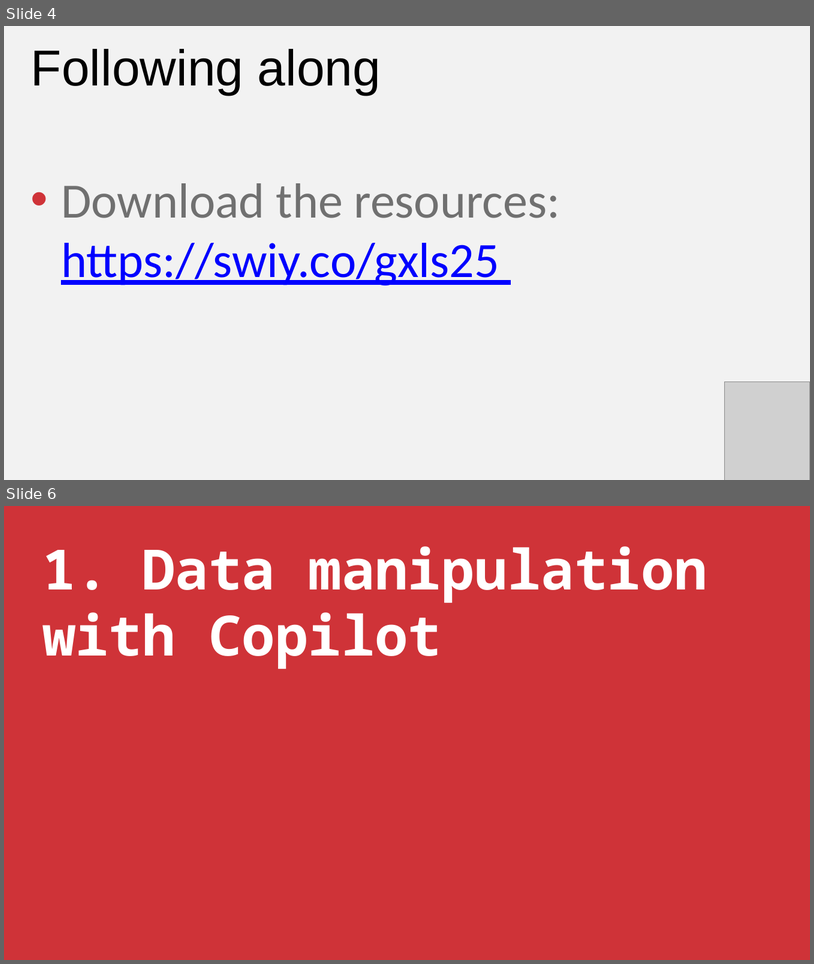
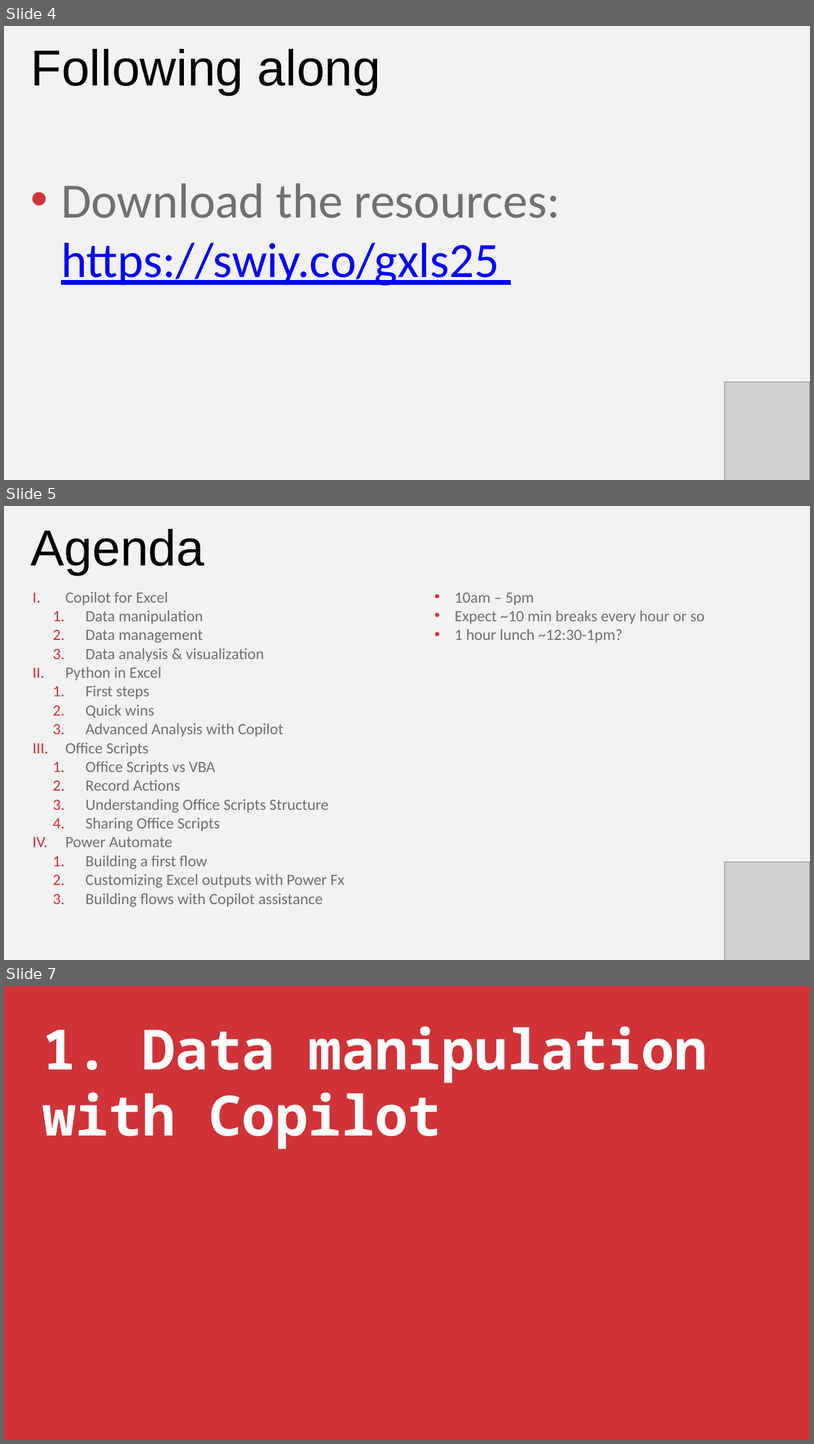
Before and after one commit to stringfestdata/xlgs-mc-2025, a slide deck: excel-power-tools-gxls-2025.pptx. Shown one above the other, each under a label of ours: slides 4 and 6 before the commit, slides 4, 5 and 7 after it; the slides between them are not shown. The pictures are 814x964 and 814x1444 pixels, drawn with LibreOffice and Linux fonts; fonts in the diff are those of the drawing; grey boxes stand for pictures. Boxes give left, top, right and bottom in pixels: in the first picture for what was removed or moved away, otherwise in the second. Text is boxed around its words. In the diff, an @@ line names an element or a change of style, - is before the commit and + after.

```diff
--- a/excel-power-tools-gxls-2025.pptx
+++ b/excel-power-tools-gxls-2025.pptx
@@ slide 5 added at box(4, 506, 810, 960), background #F2F2F2 @@
@@ text added at box(31, 529, 204, 575), 90 pt, text #000000 @@
+Agenda
@@ text added at box(65, 592, 344, 907), 28 pt, text #707070 @@
+I. Copilot for Excel
+  1. Data manipulation
+  2. Data management
+  3. Data analysis & visualization
+II. Python in Excel
+  1. First steps
+  2. Quick wins
+  3. Advanced Analysis with Copilot
+III. Office Scripts
+  1. Office Scripts vs VBA
+  2. Record Actions
+  3. Understanding Office Scripts Structure
+  4. Sharing Office Scripts
+IV. Power Automate
+  1. Building a first flow
+  2. Customizing Excel outputs with Power Fx
+  3. Building flows with Copilot assistance
@@ text added at box(455, 592, 705, 642), 28 pt, text #707070 @@
+• 10am – 5pm
+• Expect ~10 min breaks every hour or so
+• 1 hour lunch ~12:30-1pm?
@@ picture added at box(725, 861, 810, 960) @@
@@ what was slide 6 is now slide 7 @@
```
Also in this commit, not shown: 7 slides changed, 28 other slides added, 5 slides removed, 45 other files.
